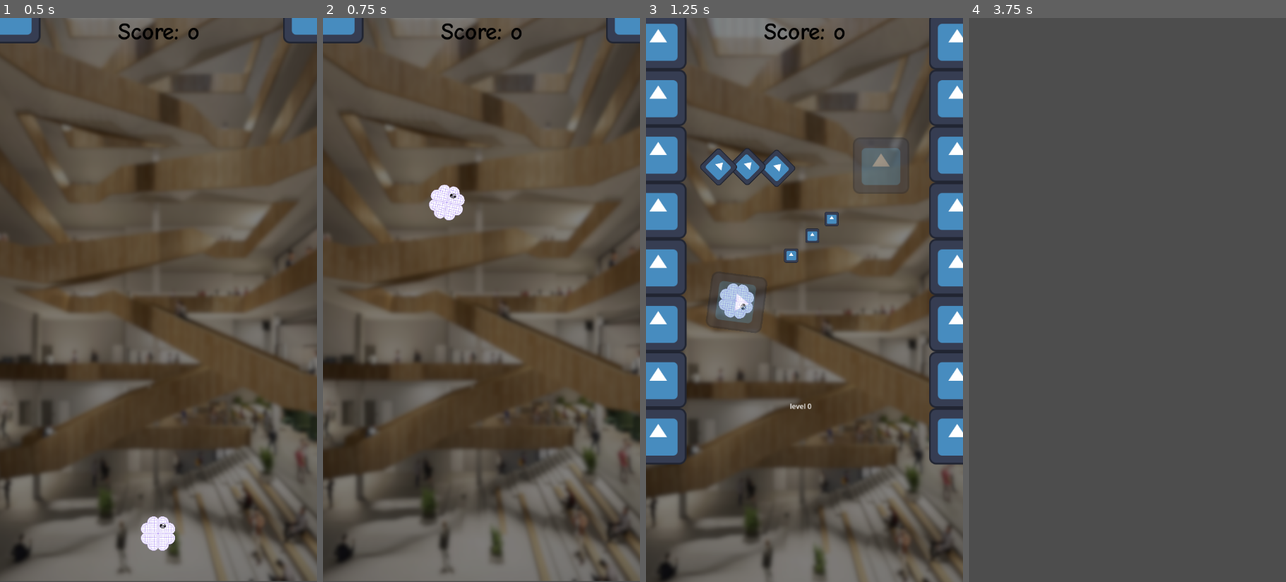
Above: before the commit, frames 1-4 (left to right).
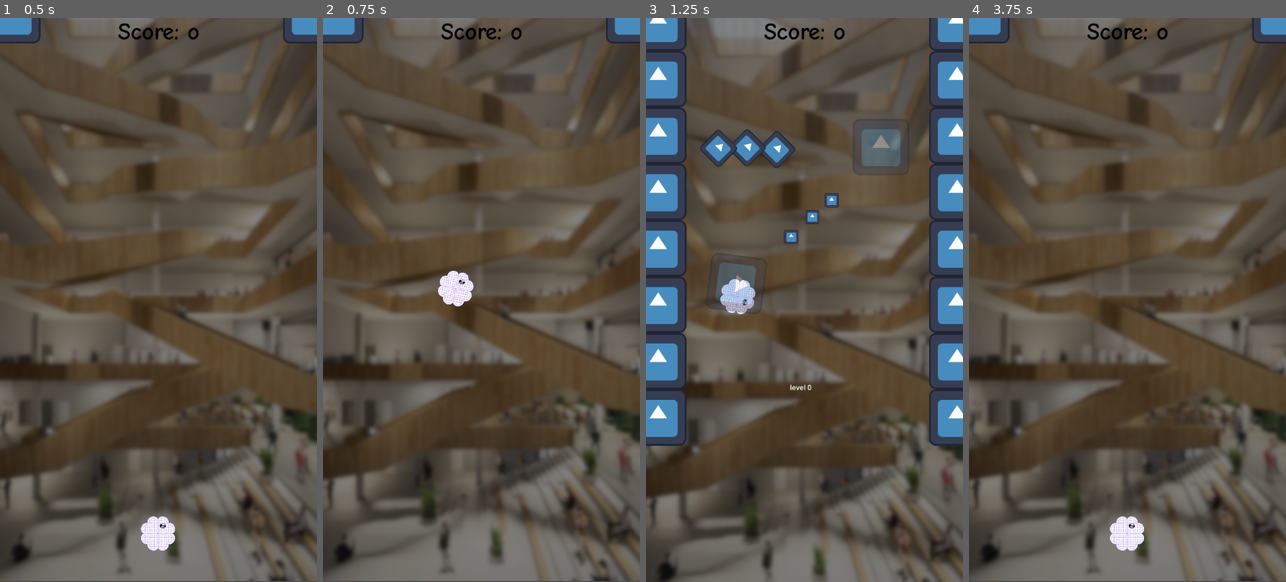
Above: after the commit, the same moments.

Repository: Slideshow776/GGJ2025
Game: Godot game, scene res://scenes/game.tscn
Two runs of this game, one before a commit and one after it. Both use one fixed random seed, a clock stepped at 60 frames per second and the inputs below. The engine's default icon, where the game draws it, is replaced by a stand-in: a white triangle on a blue panel in a dark square.
Inputs (mouse positions are in pixels of both pictures, inside the frame that each line leads up to):
- Up to frame 1 (0.5 s): no input
- Up to frame 2 (0.75 s): tap Enter at 0.5 s; move the mouse to (551, 271) at 0.52 s; click (551, 271) at 0.67 s
- Up to frame 3 (1.25 s): no input
- Up to frame 4 (3.75 s): move the mouse to (1064, 328) at 1.27 s; click (1064, 328) at 1.42 s; move the mouse to (1159, 175) at 2.02 s; click (1159, 175) at 2.17 s; move the mouse to (1111, 412) at 2.77 s; click (1111, 412) at 2.92 s; move the mouse to (1222, 384) at 3.52 s; click (1222, 384) at 3.67 s

Frame 1 is identical in both runs. In frame 2, 1.1% of the frame differs, in the area x 33-48%, y 29-52%; in frame 3, 16%; in frame 4, 55%, in the area x 0-100%, y 0-100%.

Commit message:
player out of bounds + bugfixes

Diff:
--- a/project.godot
+++ b/project.godot
@@ -17,7 +17,7 @@
 
 [autoload]
 
-GameManager="*res://scripts/game_manager.gd"
+game_manager="*res://scripts/game_manager.gd"
 
 [display]
 
--- a/scripts/bubble.gd
+++ b/scripts/bubble.gd
@@ -24,12 +24,16 @@
 	_player = player
 
 	_position_tween = create_tween()
-	_position_tween.set_trans(Tween.TRANS_SPRING)
+	_position_tween.set_trans(Tween.TRANS_BOUNCE)
 	_position_tween.set_ease(Tween.EASE_OUT)
-	_position_tween.tween_property(player, "global_position", global_position, 0.25)
+	_position_tween.tween_property(player, "global_position", global_position, 0.5)
+	_position_tween.finished.connect(func() -> void: player.bubble = self)
 
 
 func exit_player() -> void:
+	if _position_tween:
+		return
+
 	_player = null
 	_position_tween.stop()
 	_pop()
@@ -42,7 +46,6 @@
 			return
 
 		enter_player(player)
-		player.bubble = self
 		player.velocity = Vector2.ZERO
 
 
--- a/scripts/game.gd
+++ b/scripts/game.gd
@@ -1,7 +1,7 @@
 extends Node2D
 
 @export var shoot_speed := 1000
-@export var game_over_wait_duration := 1.5
+@export var game_over_wait_duration := 1.75
 
 var level_scenes: Array[PackedScene] = []  # Array to store all the level scenes
 var loaded_levels: Array[Level2] = []
@@ -51,16 +51,16 @@
 
 	if !is_game_over and camera_counter >= first_bubble_move_duration * 0.2:
 		is_camera_counting = false
-		background.position.y = player.global_position.y
-		camera_2d.position.y = player.position.y
+		if player.position.y < 2392 and (player.position.x > -170 and player.position.x < 850):
+			background.position.y = player.global_position.y
+			camera_2d.position.y = player.position.y
+		else:
+			_restart()
 
 
 func _input(event: InputEvent) -> void:
-	if event.is_action_pressed("restart"):
+	if event.is_action_pressed("restart") and get_tree():
 		get_tree().reload_current_scene()
-
-	if is_game_over:
-		return
 
 	if event is InputEventMouseButton:  # Detect any mouse button
 		if event.pressed:
@@ -133,6 +133,9 @@
 
 
 func _move_player() -> void:
+	if is_game_over:
+		get_tree().reload_current_scene()
+
 	if is_first_player_event:
 		is_first_player_event = false
 		is_camera_counting = true
@@ -178,37 +181,12 @@
 
 
 func _on_pickup() -> void:
-	GameManager.score += 10
-	label.set_text("Score: " + str(GameManager.score))
+	game_manager.score += 10
+	label.set_text("Score: " + str(game_manager.score))
 
 
 func _restart() -> void:
 	is_game_over = true
 	await get_tree().create_timer(game_over_wait_duration).timeout
-	get_tree().reload_current_scene()
-
-	#position_tween.stop()
-	#is_first_player_event = true
-	#purge_player_from_bubbles()
-	#loaded_levels.clear()
-	#load_new_level()
-	#level_0.restart()
-	#first_bubble = level_0.first_bubble
-	#background.position = background_original_position
-	#is_camera_counting = false
-	#camera_counter = 0.0
-	#camera_2d.position = camera_original_position
-	#player.position = player_original_position
-	#player.restart()
-	#first_bubble._player = null
-	#is_game_over = false
-
-
-#func purge_player_from_bubbles() -> void:
-	#var bubbles_node = get_node_or_null("Entities/Bubbles")
-	#if not bubbles_node:
-		#return
-#
-	#for bubble in bubbles_node.get_children():
-		#if bubble is Bubble and bubble._player == player:
-			#(bubble as Bubble).exit_player()  # Ensure the player exits the bubble
+	if get_tree():
+		get_tree().reload_current_scene()
--- a/scripts/game_manager.gd
+++ b/scripts/game_manager.gd
@@ -1,3 +1,4 @@
+class_name GameManager
 extends Node
 
 var score := 0
Not shown, added: scenes/gam56BF.tmp
Not shown, added: scenes/gam9697.tmp
Not shown, added: scenes/gamE6AD.tmp
